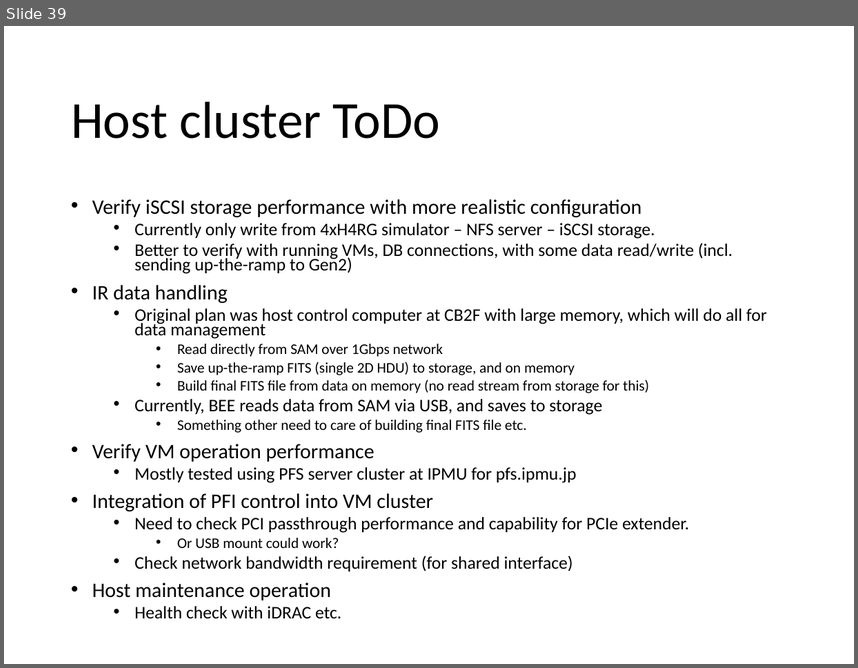
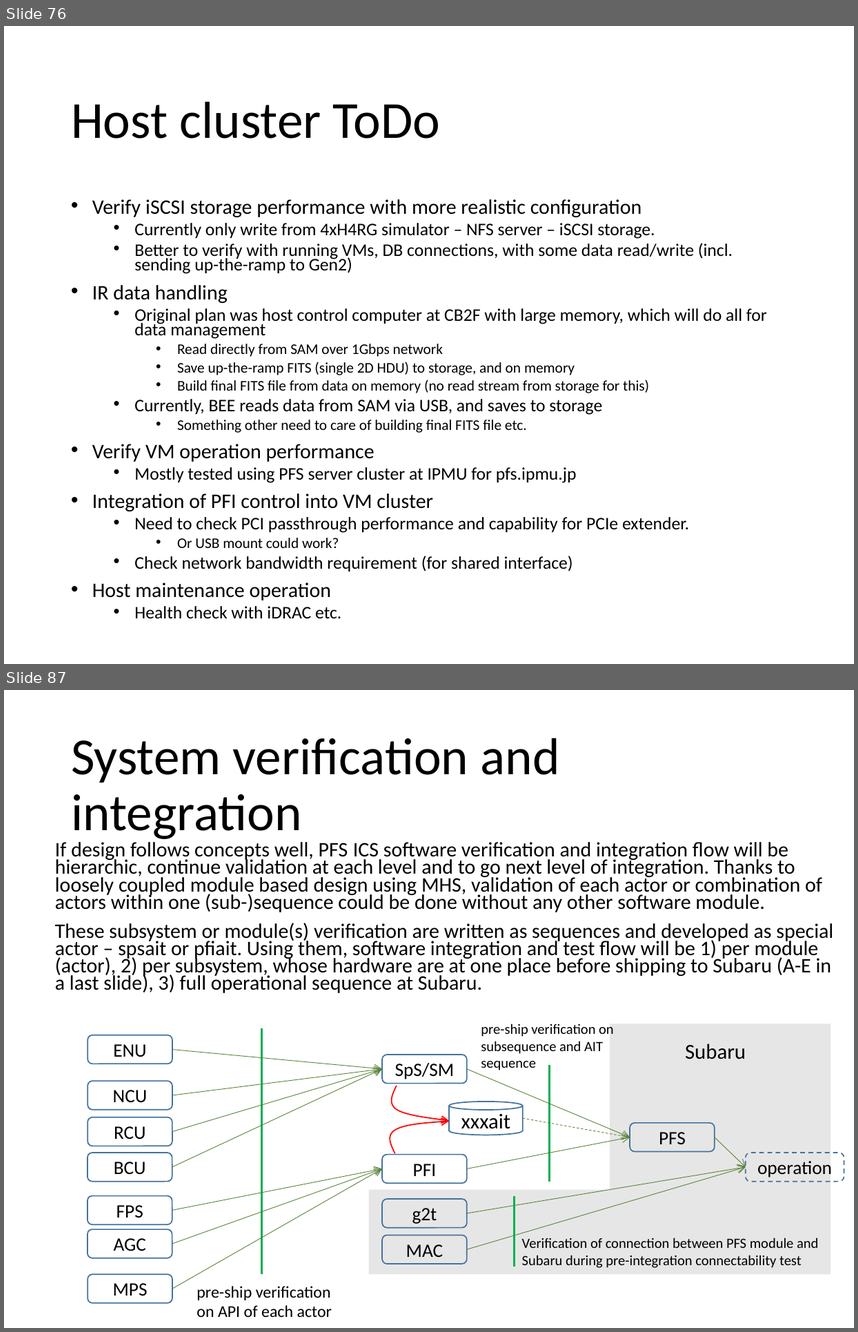
Before and after one commit to Subaru-PFS/ics_doc, a slide deck: SSN-00029.pptx. Shown one above the other, each under a label of ours: slide 39 before the commit, slides 76 and 87 after it; the slides between them are not shown. The pictures are 858x668 and 858x1332 pixels, drawn with LibreOffice and Linux fonts; fonts in the diff are those of the drawing. Boxes give left, top, right and bottom in pixels: in the first picture for what was removed or moved away, otherwise in the second. Text is boxed around its words. In the diff, an @@ line names an element or a change of style, - is before the commit and + after.

```diff
--- a/SSN-00029.pptx
+++ b/SSN-00029.pptx
@@ slide 87 added at box(4, 690, 854, 1328), background #FFFFFF @@
@@ title added at box(71, 738, 559, 842), 44 pt, text #000000 @@
+System verification and integration
@@ text added at box(55, 842, 833, 993), 17.5 pt, text #000000 @@
+If design follows concepts well, PFS ICS software verification and integration flow will be hierarchic, continue validation at each level and to go next level of integration. Thanks to loosely coupled module based design using MHS, validation of each actor or combination of actors within one (sub-)sequence could be done without any other software module.
+These subsystem or module(s) verification are written as sequences and developed as special actor – spsait or pfiait. Using them, software integration and test flow will be 1) per module (actor), 2) per subsystem, whose hardware are at one place before shipping to Subaru (A-E in a last slide), 3) full operational sequence at Subaru.
@@ group added at box(87, 1023, 844, 1317): 13 rounded rectangles, 13 arrows, 4 texts, 3 lines, 2 rectangles, 2 freeform shapes, 1 cylinder @@
+BCU
+RCU
+FPS
+AGC
+Subaru
+NCU
+ENU
+xxxait
+MPS
+pre-ship verification on API of each actor
+SpS/SM
+PFI
+pre-ship verification on subsequence and AIT sequence
+g2t
+MAC
+PFS
+operation
+Verification of connection between PFS module and Subaru during pre-integration connectability test
@@ what was slide 39 is now slide 76 @@
```
Also in this commit, not shown: 17 slides changed, 58 other slides added, 4 slides removed.
